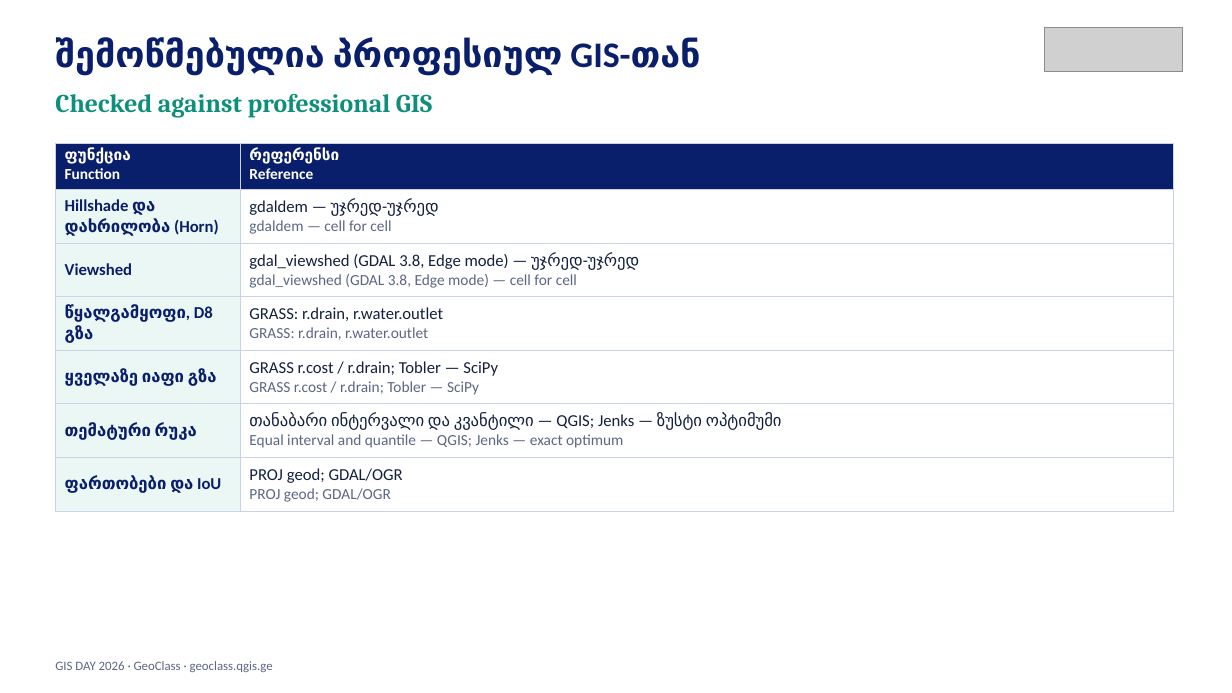
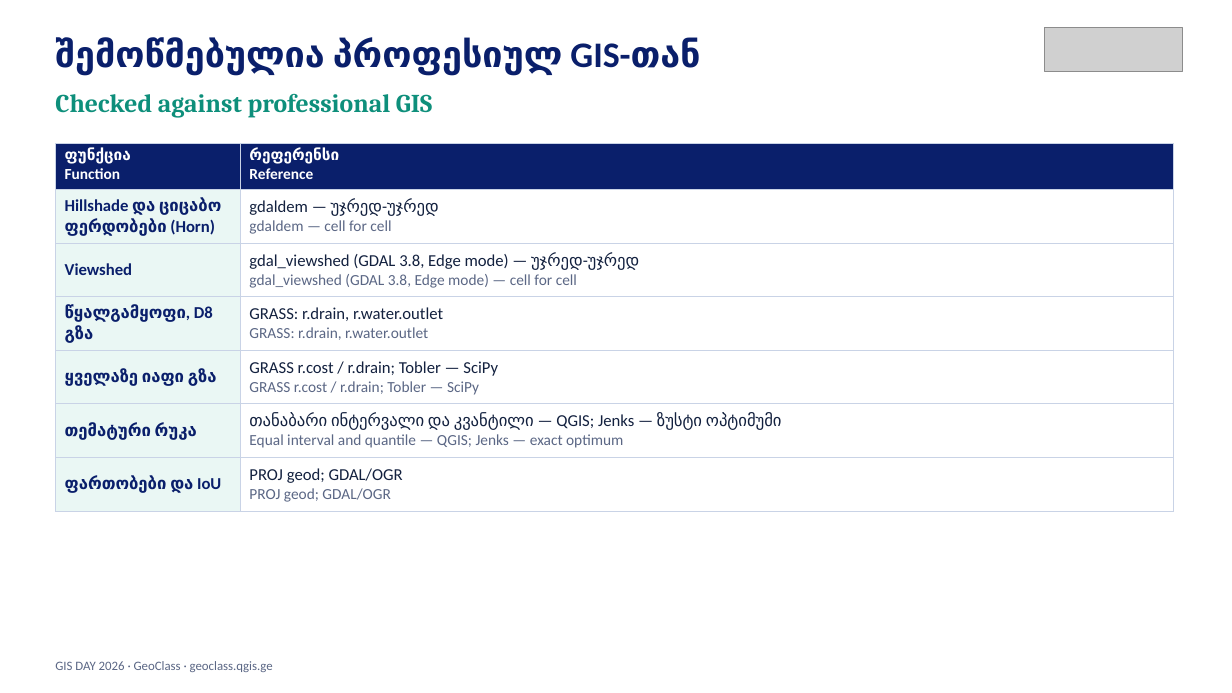
Before and after one commit to GIS-Edu-Georgia/gis-day, a slide deck: slide 12 of downloads/GIS_DAY_GEOCLASS.pptx (slide 9 before the commit). Drawn at 1232x693 pixels with LibreOffice and Linux fonts; fonts in the diff are those of the drawing; grey boxes stand for pictures. Boxes give left, top, right and bottom in pixels: in the first picture for what was removed or moved away, otherwise in the second. Text is boxed around its words. In the diff, an @@ line names an element or a change of style, - is before the commit and + after.

```diff
--- a/downloads/GIS_DAY_GEOCLASS.pptx
+++ b/downloads/GIS_DAY_GEOCLASS.pptx
@@ table at [55, 143, 1174, 506] @@
-row 2, column 1: Hillshade და დახრილობა (Horn)
+row 2, column 1: Hillshade და ციცაბო ფერდობები (Horn)
```
Also in this commit, not shown: 3 other slides changed, 4 slides added, 1 slide removed, 12 other files.
